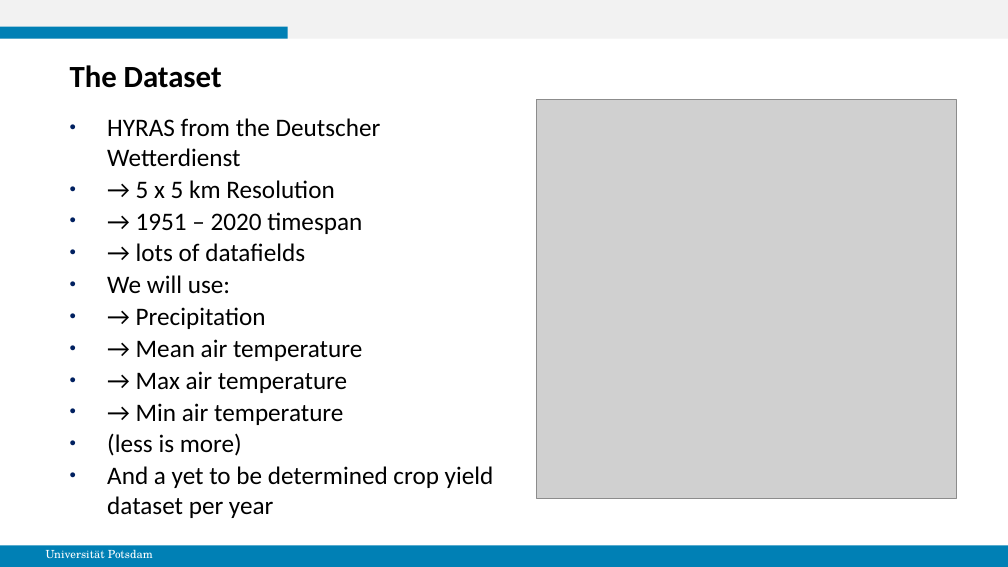
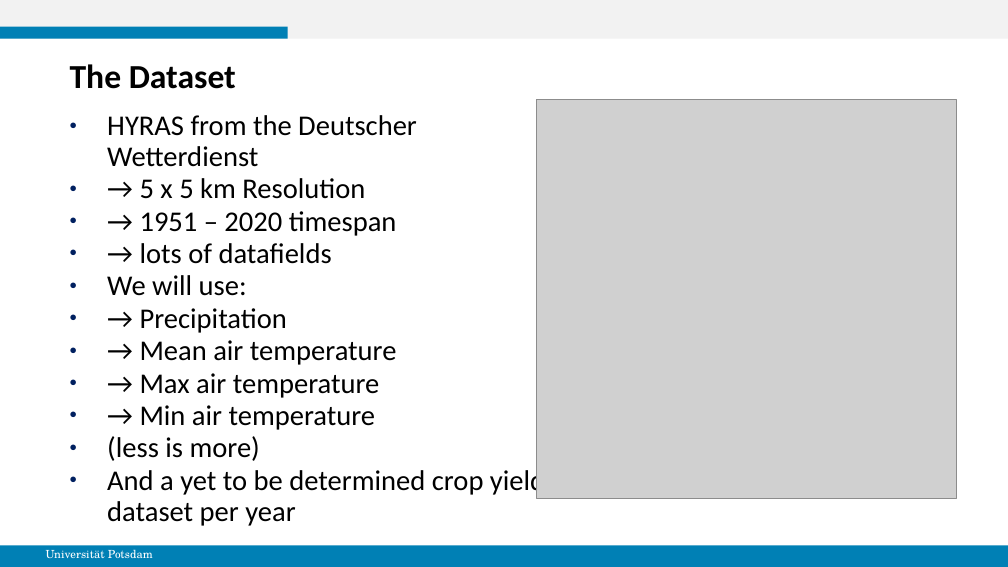
Before and after one commit to gespel/WoodProductionTrends, a slide deck: slide 2 of ProjektVorstellung.odp. Drawn at 1008x567 pixels with LibreOffice and Linux fonts; fonts in the diff are those of the drawing; grey boxes stand for pictures. Boxes give left, top, right and bottom in pixels: in the first picture for what was removed or moved away, otherwise in the second. Text is boxed around its words. In the diff, an @@ line names an element or a change of style, - is before the commit and + after.

```diff
--- a/ProjektVorstellung.odp
+++ b/ProjektVorstellung.odp
@@ title "The Dataset" at (70, 64, 236, 89): size 22 to 24 pt @@
@@ text "HYRAS from the Deutscher Wetterdienst" at (107, 115, 545, 526): size 18 to 20.4 pt; line spacing 1 to 0.9 @@
```
Also in this commit, not shown: 3 other slides changed, 1 slide added.
